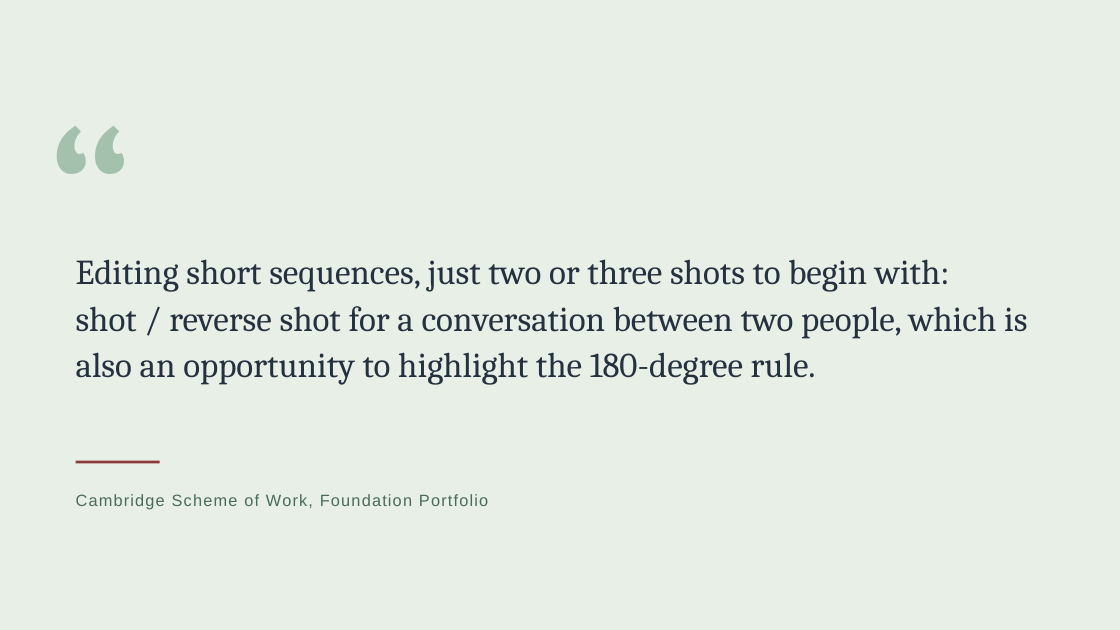
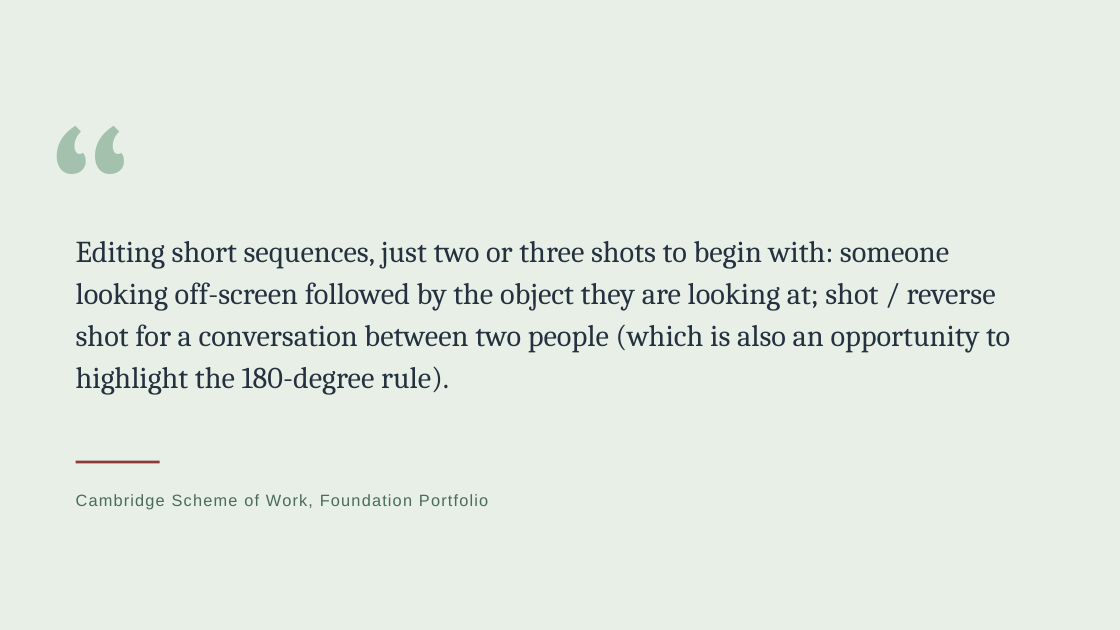
Before and after one commit to ohwowgreat/courses-site, a slide deck: slide 4 of content/decks/media-studies/media-studies-s1-lesson-06-editing.pptx. Drawn at 1120x630 pixels with LibreOffice and Linux fonts; fonts in the diff are those of the drawing. Boxes give left, top, right and bottom in pixels: in the first picture for what was removed or moved away, otherwise in the second. Text is boxed around its words. In the diff, an @@ line names an element or a change of style, - is before the commit and + after.

```diff
--- a/content/decks/media-studies/media-studies-s1-lesson-06-editing.pptx
+++ b/content/decks/media-studies/media-studies-s1-lesson-06-editing.pptx
@@ text at (x1=76, y1=241, x2=1010, y2=395): text changed; size 30 to 26 pt @@
-Editing short sequences, just two or three shots to begin with: shot / reverse shot for a conversation between two people, which is also an opportunity to highlight the 180-degree rule.
+Editing short sequences, just two or three shots to begin with: someone looking off-screen followed by the object they are looking at; shot / reverse shot for a conversation between two people (which is also an opportunity to highlight the 180-degree rule).
```
Also in this commit, not shown: 7 other slides changed, 1 slide added, 1 slide removed, 39 other files.
